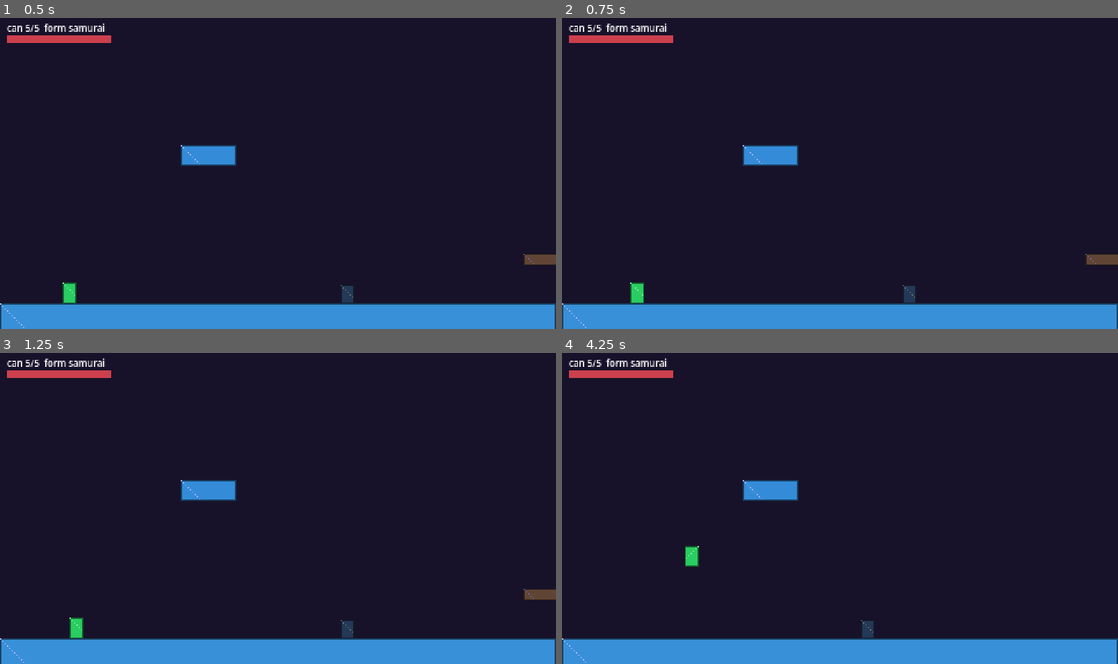
Above: before the commit, frames 1-4 (two rows, left to right).
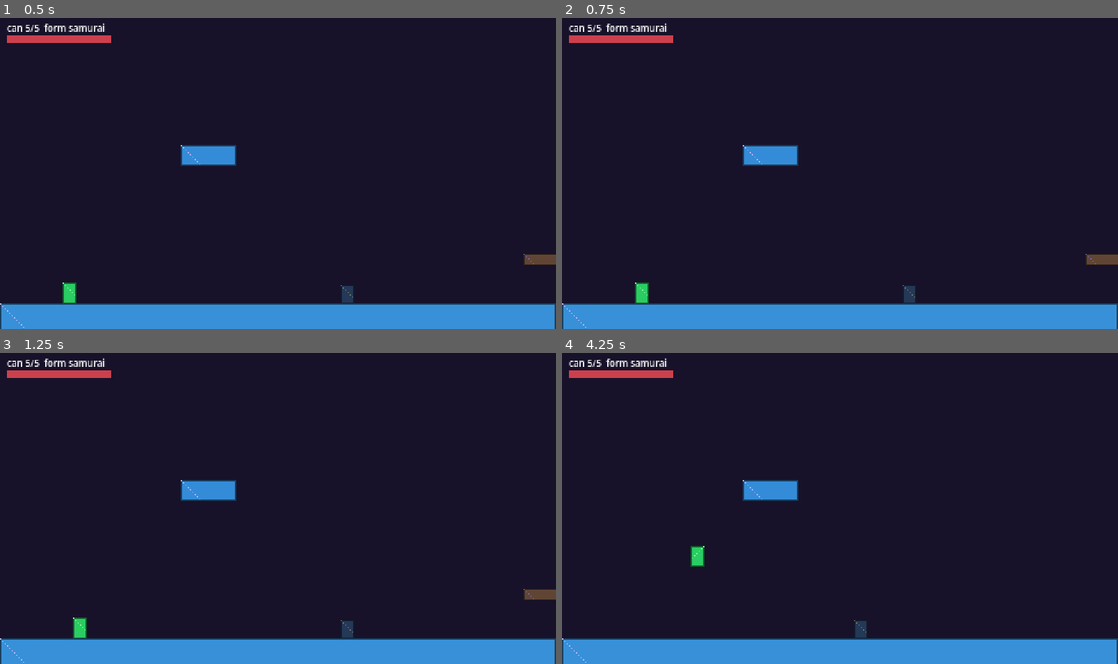
Above: after the commit, the same moments.

Repository: Eruldin/Honor-Meselesi
Game: Godot game, scene res://src/levels/ch6/Ch6.tscn
The game is run twice, just before and just after one commit, with the same random seed, the same clock (stepped at 60 frames per second) and the same inputs. This scene is started directly instead of the project's main scene.
Inputs (mouse positions are in pixels of both pictures, inside the frame that each line leads up to):
- Up to frame 1 (0.5 s): no input
- Up to frame 2 (0.75 s): tap Enter at 0.5 s; move the mouse to (962, 157) at 0.52 s; hold D (move_right) from 0.53 s (still down); tap J (attack) at 0.6 s; click (962, 157) at 0.67 s
- Up to frame 3 (1.25 s): keep holding D (move_right); tap Space (jump) at 0.77 s
- Up to frame 4 (4.25 s): release D (move_right) at 1.25 s; drag from (728, 524) to (639, 626) at 1.27 s; tap Space (jump) at 2, 3.77 s; move the mouse to (895, 440) at 2.02 s; hold D (move_right) 2.03-2.75 s; tap L (dash) at 2.1 s; tap J (attack) at 2.3, 3.8 s; drag from (812, 570) to (767, 626) at 2.77 s; move the mouse to (1006, 555) at 3.52 s; hold A (move_left) from 3.53 s (still down); tap Q (form_prev) at 3.6 s

Frame 1 is identical in both runs. In frame 2, 0.1% of the frame differs, in the area x 12-16%, y 85-92%; in frame 3, 0.1%; in frame 4, 0.3%, in the area x 22-56%, y 62-92%.

Commit message:
Savac hissi: vurusta dusman geri tepmesi + parcacik sacilimi + saldiri lungu
- enemy_base: vurusa gore pozisyon itkisi (_kb_vel) — dusmanlar artik
  vurulunca HK-vari geriye savrulur, altsinif hareketinden bagimsiz
- fx_listener: damage_dealt'da 3 kivilcim, actor_died'da 9 kivilcim
  burst'u (hit feedback + olum patlamasi)
- samurai: ground attack'te hafif ileri ivme (attack_lunge, tuning)
- fx_listener: test sahnelerinde current_scene null dusmemesi icin
  self fallback

Co-Authored-By: Devin AI <158243242+devin-ai-integration[bot]@users.noreply.github.com>

Diff:
--- a/config/tuning.gd
+++ b/config/tuning.gd
@@ -30,6 +30,7 @@
 @export var down_attack_duration: float = 0.3
 @export var player_damage: int = 1
 @export var attack_knockback: float = 120.0
+@export var attack_lunge: float = 38.0         ## vurusta ileri ivme px/s
 @export var pogo_factor: float = 0.85         ## ziplama hizinin %85'i
 
 @export_group("Parry")
--- a/src/enemies/enemy_base.gd
+++ b/src/enemies/enemy_base.gd
@@ -22,6 +22,7 @@
 var using_real_sprite := false
 var _anim_lock := 0.0                ## attack/hurt/die oynarken otomatik animi durdurur
 var _flash_timer: float = 0.0
+var _kb_vel := Vector2.ZERO          ## vurus geri tepmesi — pozisyon itkisi
 
 
 func _ready() -> void:
@@ -130,6 +131,10 @@
 
 
 func _process(delta: float) -> void:
+	# vurus geri tepmesi: altsinif hareketinden bagimsiz pozisyon itkisi
+	if _kb_vel.length() > 0.5:
+		position += _kb_vel * delta
+		_kb_vel = _kb_vel.move_toward(Vector2.ZERO, 900.0 * delta)
 	_anim_lock = maxf(_anim_lock - delta, 0.0)
 	if anims != null and _anim_lock <= 0.0 and health != null and health.is_alive():
 		var want := &"walk" if absf(velocity.x) > 4.0 else &"idle"
@@ -157,6 +162,7 @@
 		anims.modulate = Color(2.0, 2.0, 2.0)
 		play_anim(&"hurt", 0.25)
 	_flash_timer = 0.08
+	_kb_vel += info.knockback * 0.6
 	EventBus.damage_dealt.emit(self, info)
 
 
--- a/src/fx/fx_listener.gd
+++ b/src/fx/fx_listener.gd
@@ -10,6 +10,8 @@
 	EventBus.hitstop_requested.connect(_on_hitstop)
 	EventBus.screenshake_requested.connect(_on_shake)
 	EventBus.spark_emitted.connect(_on_spark)
+	EventBus.damage_dealt.connect(_on_damage_dealt)
+	EventBus.actor_died.connect(_on_actor_died)
 
 
 func _on_hitstop(duration: float) -> void:
@@ -29,9 +31,44 @@
 	spark.texture = AssetLoader.texture(&"fx/spark", Vector2i(10, 10))
 	spark.modulate = Color(1.0, 0.95, 0.4)
 	spark.global_position = pos
-	get_tree().current_scene.add_child(spark)
+	var parent := get_tree().current_scene
+	if parent == null:
+		parent = self
+	parent.add_child(spark)
 	var tw := spark.create_tween()
 	tw.set_ignore_time_scale(true)
 	tw.tween_property(spark, "scale", Vector2(2.2, 2.2), 0.12)
 	tw.parallel().tween_property(spark, "modulate:a", 0.0, 0.12)
 	tw.finished.connect(spark.queue_free)
+
+
+## Vurus aninda kucuk parcacik sacilimi; olumde daha buyuk patlama.
+func _on_damage_dealt(target: Node, _info) -> void:
+	if target is Node2D:
+		_burst((target as Node2D).global_position, 3,
+			Color(1.0, 0.9, 0.5), 26.0, 0.22)
+
+
+func _on_actor_died(actor: Node) -> void:
+	if actor is Node2D:
+		_burst((actor as Node2D).global_position, 9,
+			Color(1.0, 0.85, 0.45), 48.0, 0.4)
+
+
+func _burst(pos: Vector2, n: int, col: Color, spread: float, life: float) -> void:
+	var parent := get_tree().current_scene
+	if parent == null:
+		parent = self  # test sahnelerinde current_scene yok
+	for i in n:
+		var sp := Sprite2D.new()
+		sp.texture = AssetLoader.texture(&"fx/spark", Vector2i(8, 8))
+		sp.modulate = col
+		sp.global_position = pos
+		parent.add_child(sp)
+		var dir := Vector2.RIGHT.rotated(randf() * TAU)
+		var tw := sp.create_tween()
+		tw.set_ignore_time_scale(true)
+		tw.tween_property(sp, "global_position",
+			pos + dir * randf_range(spread * 0.5, spread), life)
+		tw.parallel().tween_property(sp, "modulate:a", 0.0, life)
+		tw.finished.connect(sp.queue_free)
--- a/src/player/samurai.gd
+++ b/src/player/samurai.gd
@@ -375,6 +375,7 @@
 func start_ground_attack() -> void:
 	combo_index = 1
 	combo_queued = false
+	velocity.x += facing * tuning.attack_lunge  # hafif ileri itme
 	AudioManager.play_sfx(&"sfx/attack", global_position)
 	_spawn_slash(combo_index >= 3)
 
